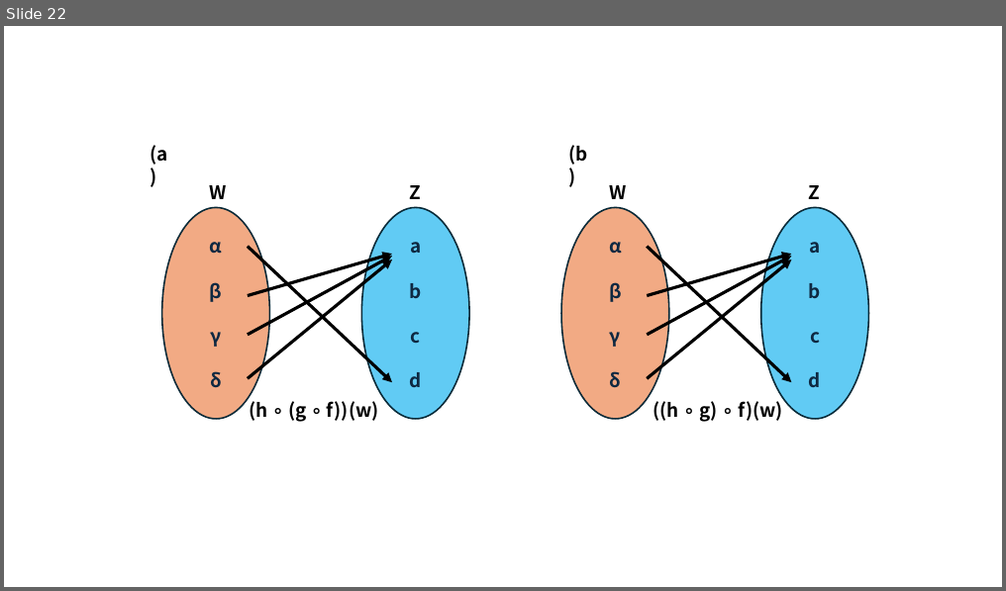
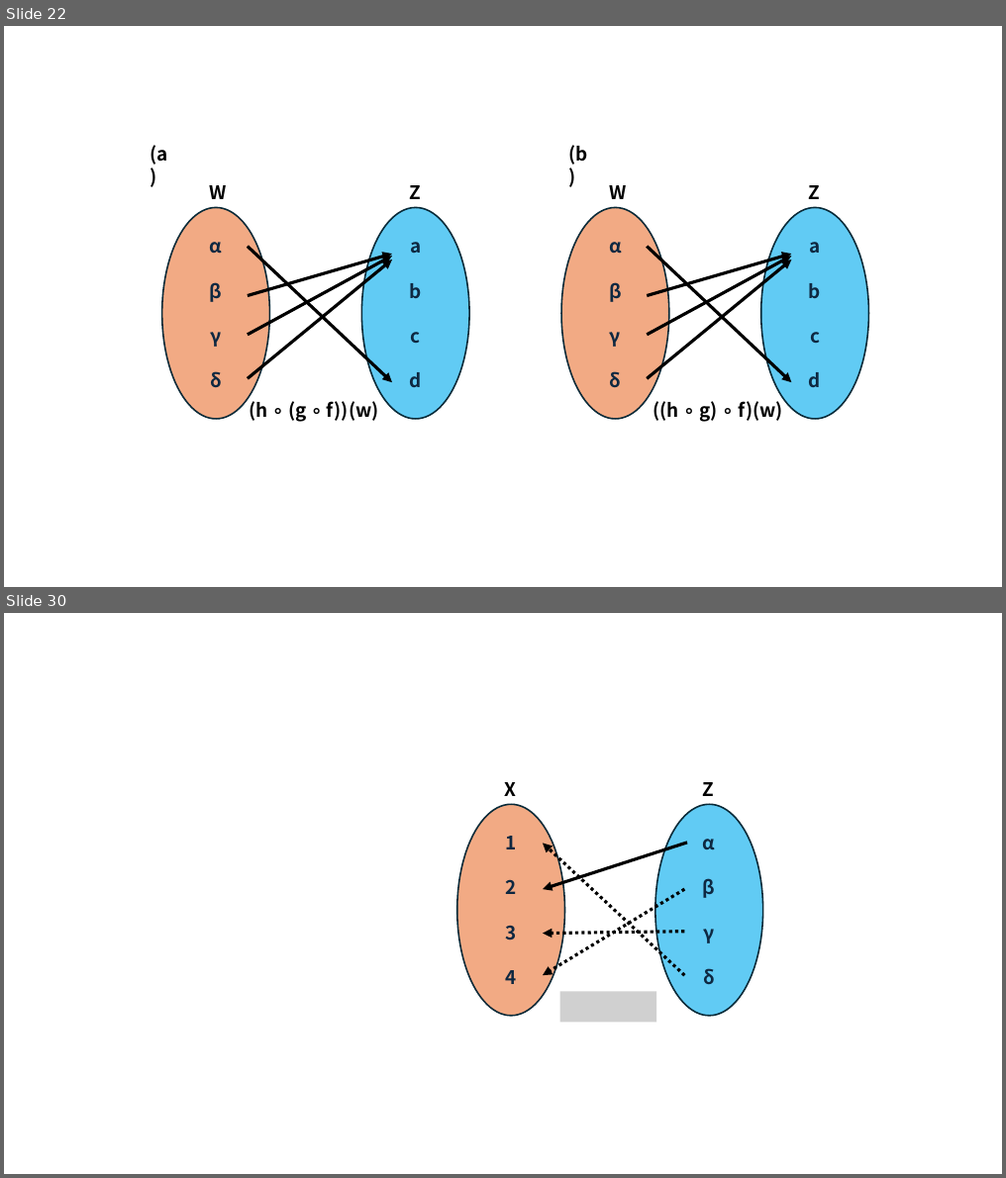
Before and after one commit to corn1200/GameMath-example, a slide deck: img/그림.pptx. Shown one above the other, each under a label of ours: slide 22 before the commit, slides 22 and 30 after it; the slides between them are not shown. The pictures are 1006x591 and 1006x1178 pixels, drawn with LibreOffice and Linux fonts; fonts in the diff are those of the drawing; grey boxes stand for pictures. Boxes give left, top, right and bottom in pixels: in the first picture for what was removed or moved away, otherwise in the second. Text is boxed around its words. In the diff, an @@ line names an element or a change of style, - is before the commit and + after.

```diff
--- a/img/그림.pptx
+++ b/img/그림.pptx
@@ slide 30 added at bbox=[4, 613, 1002, 1174], background #FFFFFF @@
@@ text added at bbox=[505, 782, 517, 796], 18 pt, text #000000, bold @@
+X
@@ text added at bbox=[703, 782, 715, 796], 18 pt, text #000000, bold @@
+Z
@@ ellipse added at bbox=[457, 805, 565, 1016], fill #F2AA84, outline #092A39 1.5 pt, 18 pt, text #0E2841, bold @@
+1
+2
+3
+4
@@ ellipse added at bbox=[655, 805, 763, 1016], fill #61CBF4, outline #092A39 1.5 pt, 18 pt, text #0E2841, bold @@
+α
+β
+γ
+δ
@@ arrow added from (687, 843) to (543, 889), #000000 3 pt @@
@@ arrow added from (684, 975) to (543, 843), #000000 3 pt dashed @@
@@ arrow added from (684, 889) to (543, 975), #000000 3 pt dashed @@
@@ arrow added from (684, 932) to (543, 934), #000000 3 pt dashed @@
@@ picture added at bbox=[560, 992, 656, 1023] @@
```
Also in this commit, not shown: 8 other slides added, 34 other files.
